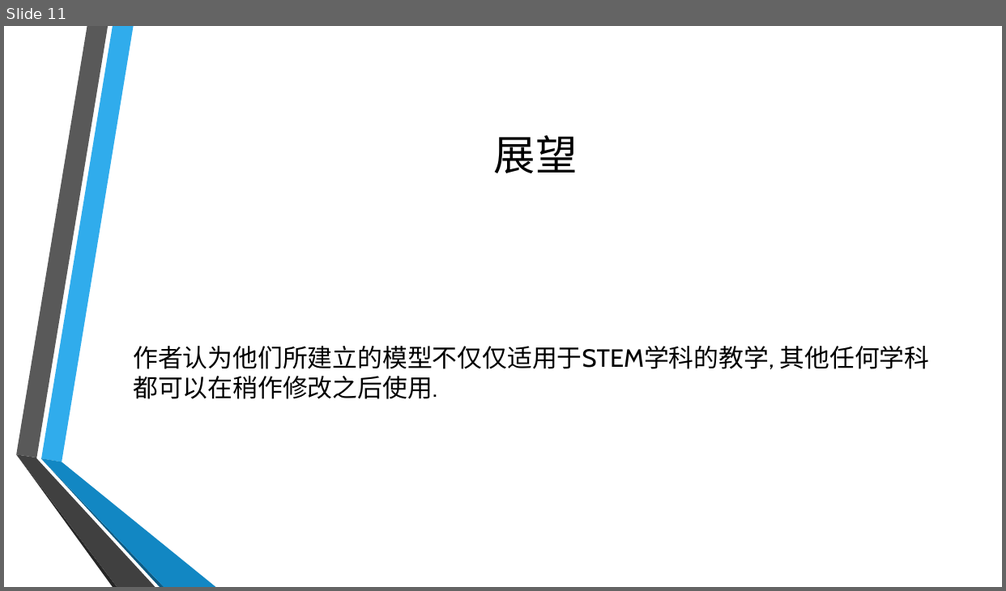
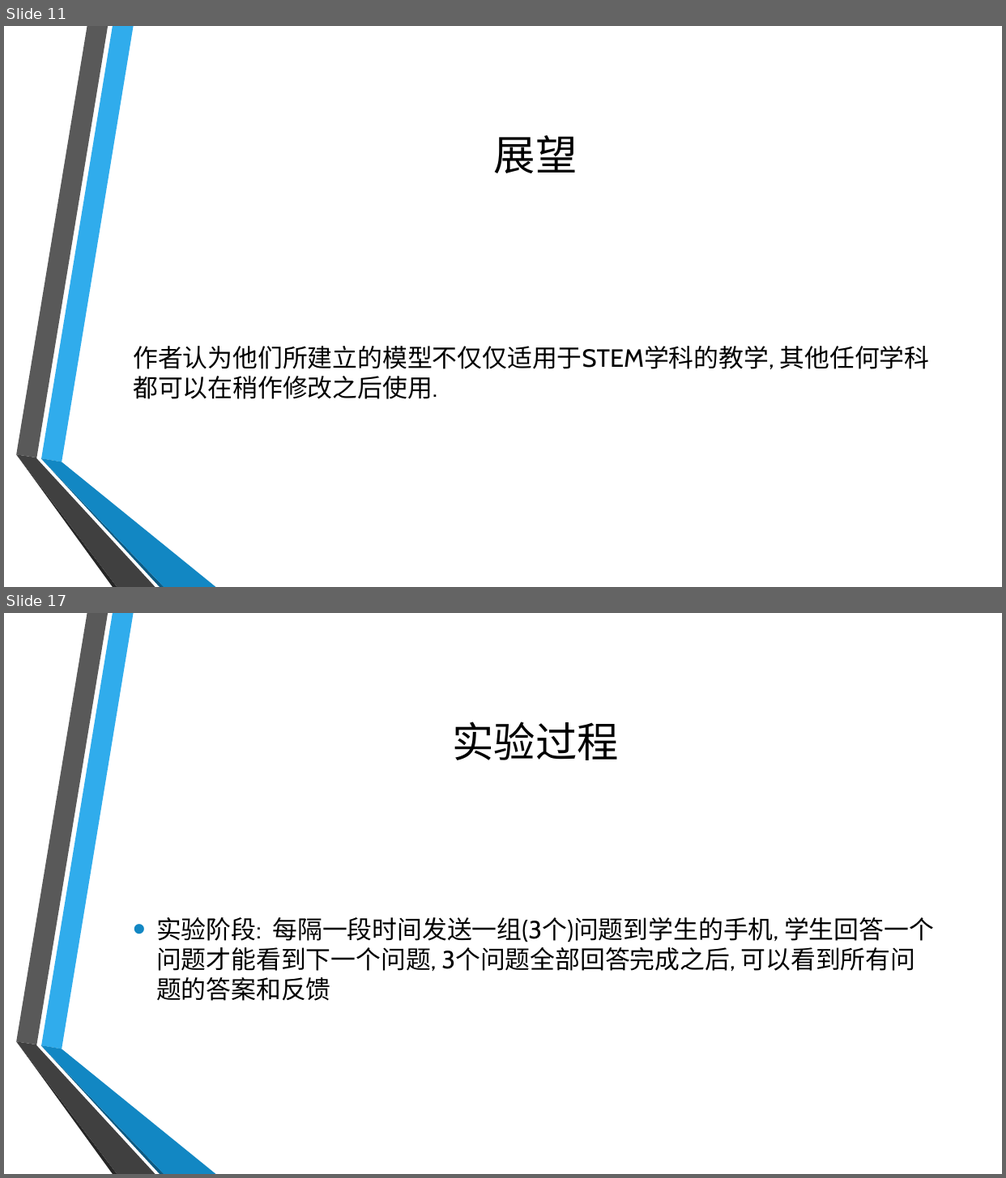
Before and after one commit to twesix/paper-notes, a slide deck: 201905/5-25分享.pptx. Shown one above the other, each under a label of ours: slide 11 before the commit, slides 11 and 17 after it; the slides between them are not shown. The pictures are 1006x591 and 1006x1178 pixels, drawn with LibreOffice and Linux fonts; fonts in the diff are those of the drawing; background and template pictures are left out. Boxes give left, top, right and bottom in pixels: in the first picture for what was removed or moved away, otherwise in the second. Text is boxed around its words. In the diff, an @@ line names an element or a change of style, - is before the commit and + after.

```diff
--- a/201905/5-25分享.pptx
+++ b/201905/5-25分享.pptx
@@ slide 17 added at (4,613,1002,1174), background picture (left out); not listed: 6 template elements that a slide beside it also shows @@
@@ title added at (453,722,619,760), 40 pt, text #000000 @@
+实验过程
@@ text added at (156,918,934,1001), 24 pt, text #000000 @@
+• 实验阶段: 每隔一段时间发送一组(3个)问题到学生的手机, 学生回答一个问题才能看到下一个问题, 3个问题全部回答完成之后, 可以看到所有问题的答案和反馈
```
Also in this commit, not shown: 1 slide changed, 7 other slides added, 2 other files.
